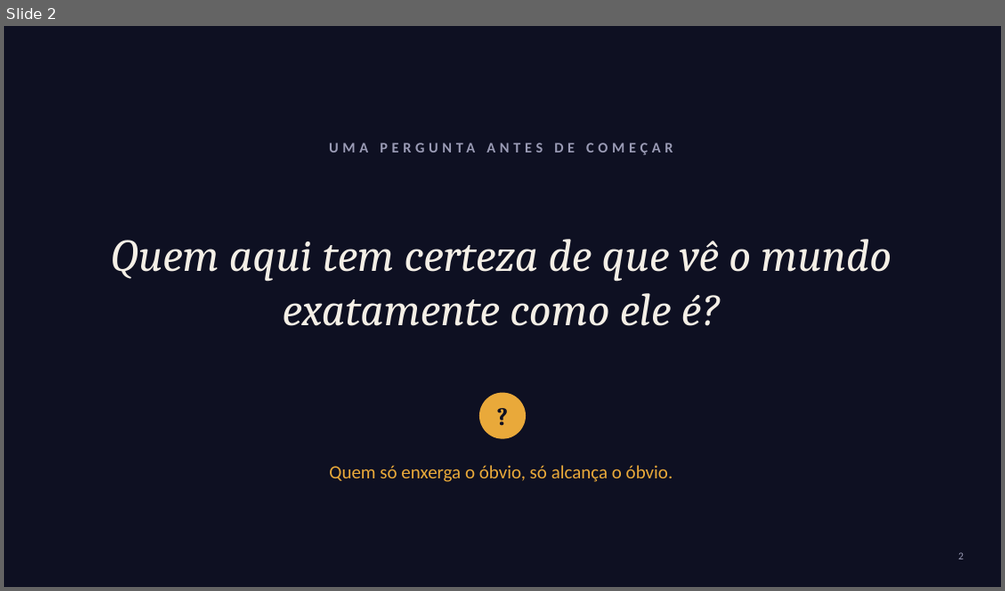
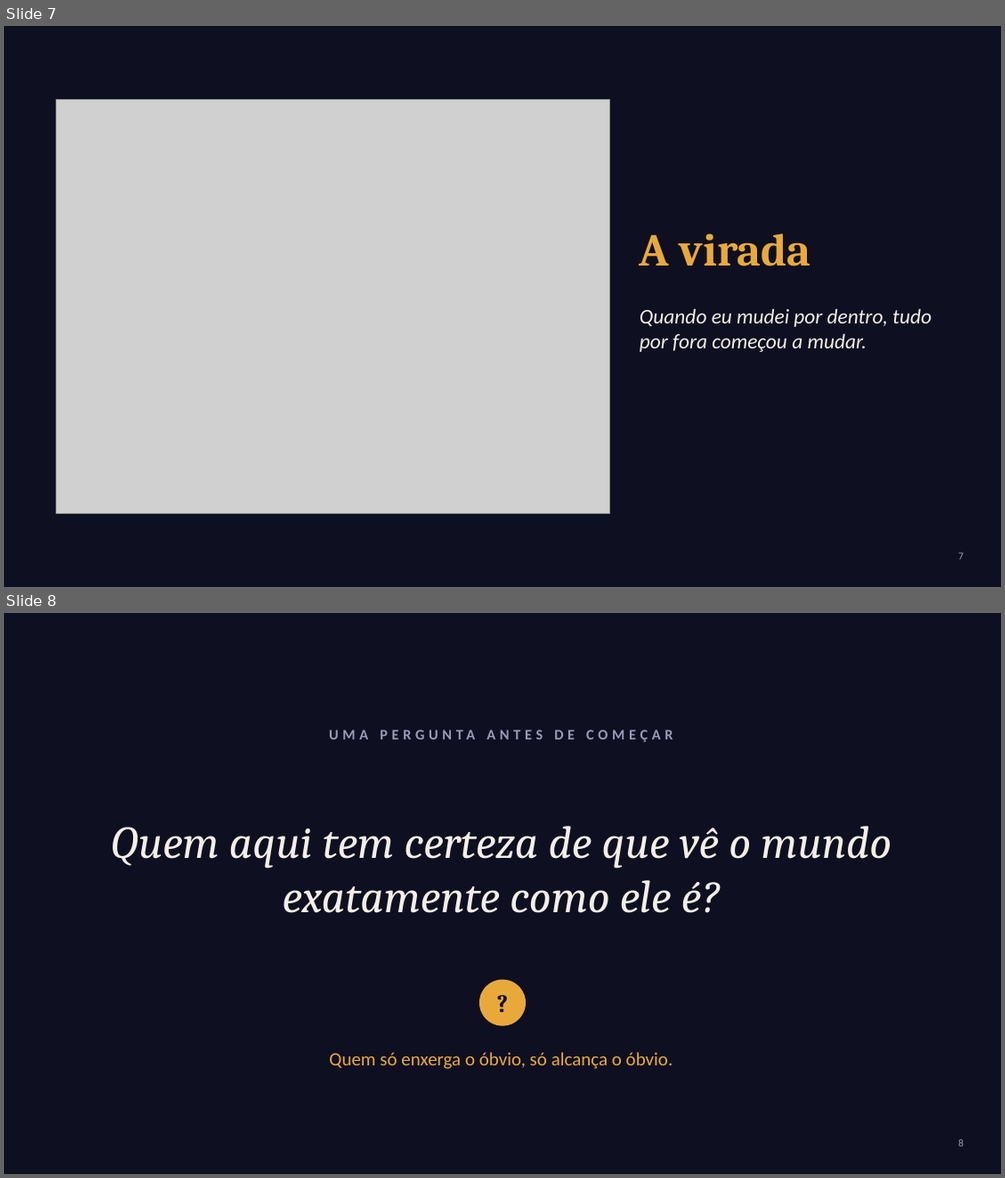
Before and after one commit to leilaonozaplivooBasil/Leil-onozaplivoo, a slide deck: apresentacoes/enxergar-alem/Enxergar_Alem_NOVO.pptx. Shown one above the other, each under a label of ours: slide 2 before the commit, slides 7 and 8 after it. The pictures are 1005x591 and 1005x1178 pixels, drawn with LibreOffice and Linux fonts; fonts in the diff are those of the drawing; grey boxes stand for pictures. Boxes give left, top, right and bottom in pixels: in the first picture for what was removed or moved away, otherwise in the second. Text is boxed around its words. In the diff, an @@ line names an element or a change of style, - is before the commit and + after.

```diff
--- a/apresentacoes/enxergar-alem/Enxergar_Alem_NOVO.pptx
+++ b/apresentacoes/enxergar-alem/Enxergar_Alem_NOVO.pptx
@@ slide 7 added at bbox=[4, 26, 1001, 587], background #0E1022 @@
@@ picture added at bbox=[57, 100, 610, 514] @@
@@ text added at bbox=[639, 233, 811, 266], 44 pt, text #E9A93A, bold @@
+A virada
@@ text added at bbox=[639, 308, 931, 352], 20 pt, text #F4EFE6, italic @@
+Quando eu mudei por dentro, tudo por fora começou a mudar.
@@ page number added at bbox=[958, 552, 963, 559], 10 pt, text #9A9BB5 @@
+7
@@ what was slide 2 is now slide 8 @@
@@ page number at bbox=[958, 1139, 963, 1146]: text changed @@
-2
+8
```
Also in this commit, not shown: 7 other slides added, 15 other files.
